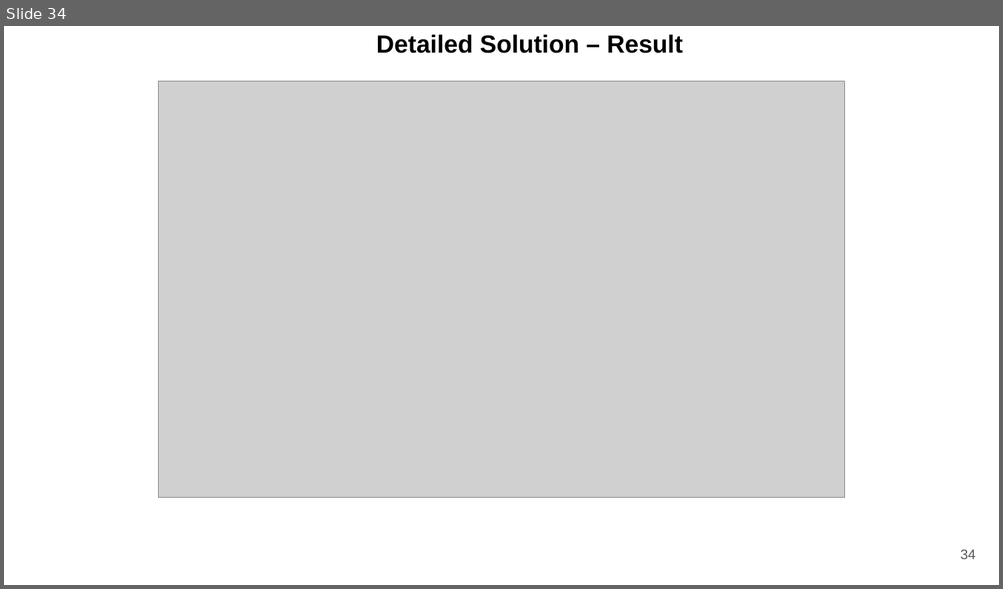
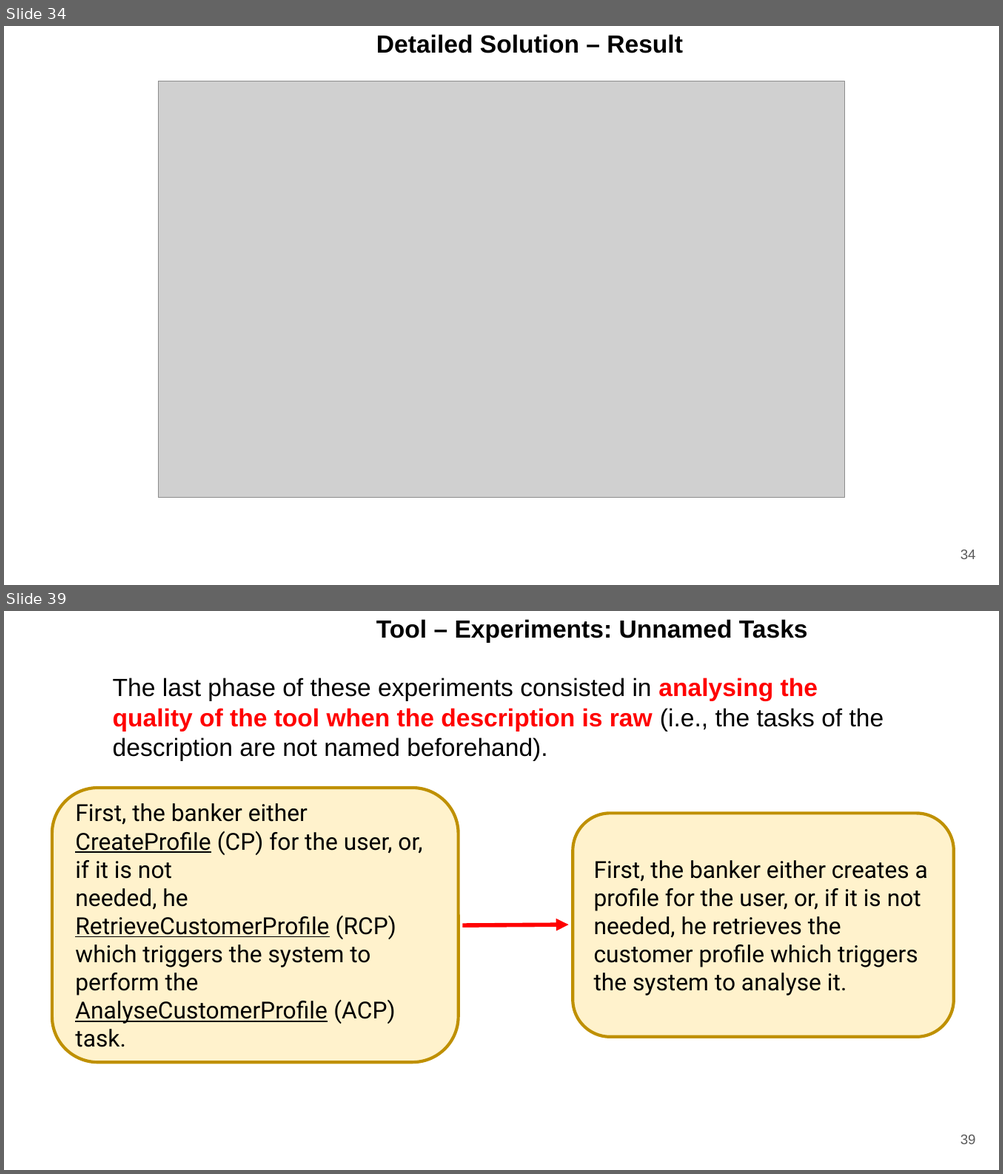
Before and after one commit to QuentinNivon/quentinnivon.github.io, a slide deck: presentations/LLM-Based_Generation_of_BPMN_Workflows_From_Textual_Descriptions.pptx. Shown one above the other, each under a label of ours: slide 34 before the commit, slides 34 and 39 after it; the slides between them are not shown. The pictures are 1003x589 and 1003x1174 pixels, drawn with LibreOffice and Linux fonts; fonts in the diff are those of the drawing; grey boxes stand for pictures; background and template pictures are left out. Boxes give left, top, right and bottom in pixels: in the first picture for what was removed or moved away, otherwise in the second. Text is boxed around its words. In the diff, an @@ line names an element or a change of style, - is before the commit and + after.

```diff
--- a/presentations/LLM-Based_Generation_of_BPMN_Workflows_From_Textual_Descriptions.pptx
+++ b/presentations/LLM-Based_Generation_of_BPMN_Workflows_From_Textual_Descriptions.pptx
@@ slide 39 added at box(4, 611, 999, 1170), background picture (left out) @@
@@ text added at box(376, 619, 808, 642), 18 pt, text #000000, bold @@
+Tool – Experiments: Unnamed Tasks
@@ text added at box(113, 678, 884, 760), 18 pt, text #000000 @@
+The last phase of these experiments consisted in analysing the quality of the tool when the description is raw (i.e., the tasks of the description are not named beforehand).
@@ rounded rectangle added at box(52, 788, 458, 1062), fill #FFF2CC, outline #BF9000 2.25 pt, 17 pt, text #000000 @@
+First, the banker either CreateProfile (CP) for the user, or, if it is not
+needed, he RetrieveCustomerProfile (RCP) which triggers the system to perform the AnalyseCustomerProfile (ACP) task.
@@ rounded rectangle added at box(573, 813, 954, 1037), fill #FFF2CC, outline #BF9000 2.25 pt, 17 pt, text #000000 @@
+First, the banker either creates a profile for the user, or, if it is not needed, he retrieves the customer profile which triggers the system to analyse it.
@@ arrow added from (463, 925) to (568, 925), #FF0000 3 pt @@
@@ page number added at box(960, 1135, 976, 1145), 10 pt, text #595959 @@
+39
```
Also in this commit, not shown: 2 slides changed, 4 other slides added, 3 other files.
